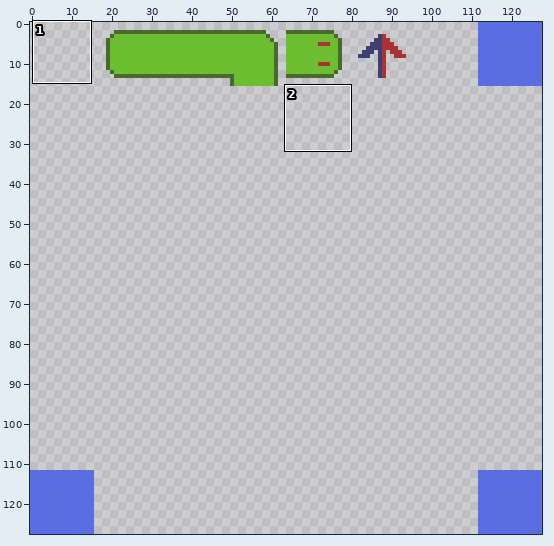
A pixel-art file gets an edit: resources/tiles.ase. Above, an overview of the earlier version with the close-up marked.
Close-up. Before the commit:
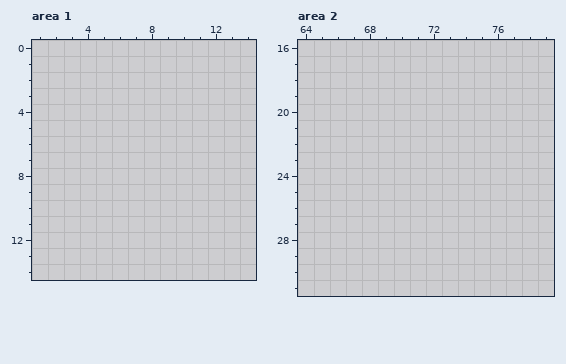
128x128 pixels, 1 frame. Shown: area 1: x 1..14, y 0..14; area 2: x 64..79, y 16..31. The commit also changed other parts of the picture, which this record leaves out.
The same view after the edit:
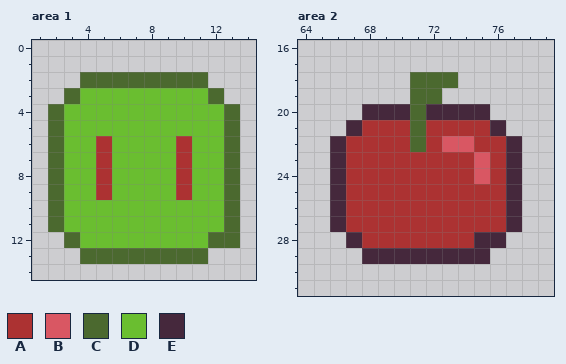
Palette (. is transparent): A #ac3232  B #d95763  C #4b692f  D #6abe30  E #45283c
Diff:
Area 1:
There is now colour A in rows 6 to 9 at x 5 and 10.
There is now colour C in row 2 at x 4 to 11; in row 3 at x 3 and 12; in rows 4 to 11 at x 2 and 13; in row 12 at x 3 and 12 to 13; in row 13 at x 4 to 11.
There is now colour D in row 3 at x 4 to 11; in rows 4 to 5 at x 3 to 12; in rows 6 to 9 at x 3 to 4, 6 to 9 and 11 to 12; in rows 10 to 11 at x 3 to 12; in row 12 at x 4 to 11.
Area 2:
There is now colour A in row 21 at x 68 to 70 and 72 to 75; in row 22 at x 67 to 70, 72 and 75 to 76; in rows 23 to 24 at x 67 to 74 and 76; in rows 25 to 27 at x 67 to 76; in row 28 at x 68 to 74.
There is now colour B in row 22 at x 73 to 74; in rows 23 to 24 at x 75.
There is now colour C in row 18 at x 71 to 73; in row 19 at x 71 to 72; in rows 20 to 22 at x 71.
There is now colour E in row 20 at x 68 to 70 and 72 to 75; in row 21 at x 67 and 76; in rows 22 to 27 at x 66 and 77; in row 28 at x 67 and 75 to 76; in row 29 at x 68 to 75.
